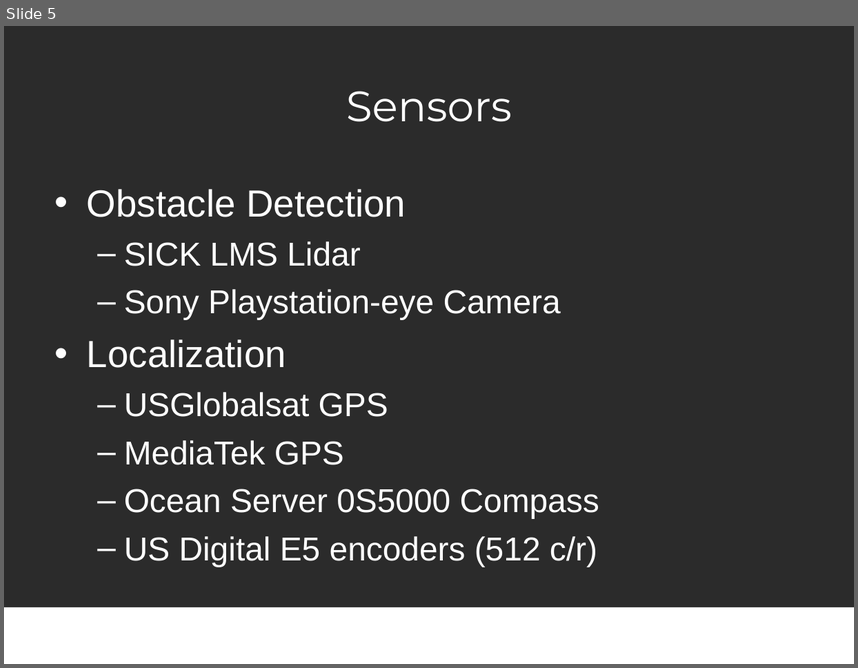
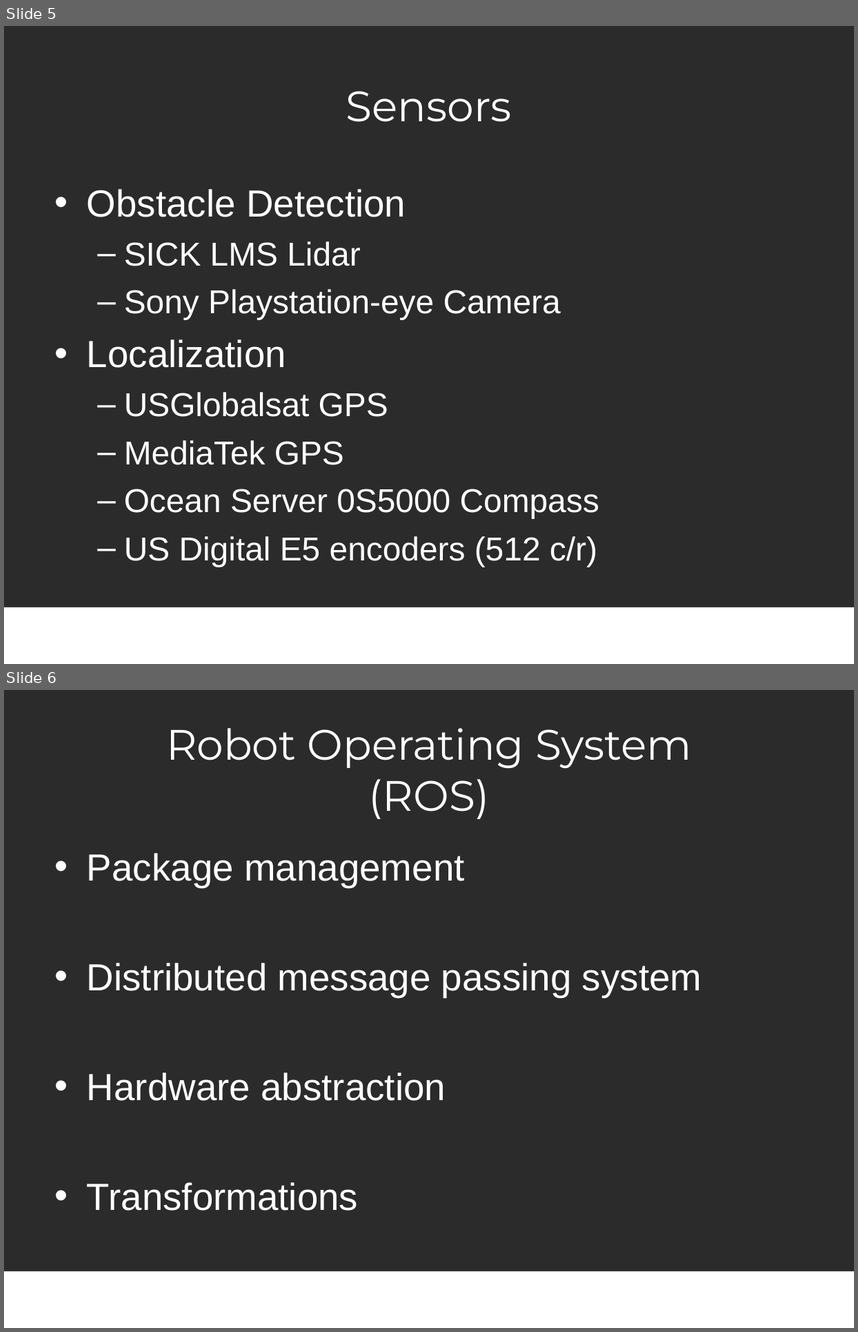
Before and after one commit to UML-Robotics-Club/igvc-2012, a slide deck: Presentation/Stark_Presentation_2012.odp. Shown one above the other, each under a label of ours: slide 5 before the commit, slides 5 and 6 after it. The pictures are 858x668 and 858x1332 pixels, drawn with LibreOffice and Linux fonts; fonts in the diff are those of the drawing; background and template pictures are left out; a plain dark background stands for a picture behind light text. Boxes give left, top, right and bottom in pixels: in the first picture for what was removed or moved away, otherwise in the second. Text is boxed around its words. In the diff, an @@ line names an element or a change of style, - is before the commit and + after.

Commit message:
Added some stuff

```diff
--- a/Presentation/Stark_Presentation_2012.odp
+++ b/Presentation/Stark_Presentation_2012.odp
@@ slide 6 added at (4, 690, 854, 1328), background picture (left out); not listed: 1 template element that a slide beside it also shows @@
@@ title added at (166, 728, 692, 819), 36 pt, text #FFFFFF @@
+Robot Operating System
+(ROS)
@@ text added at (87, 853, 702, 1210), 32 pt, text #FFFFFF @@
+• Package management
+• Distributed message passing system
+• Hardware abstraction
+• Transformations
```
Also in this commit, not shown: 1 slide removed.
